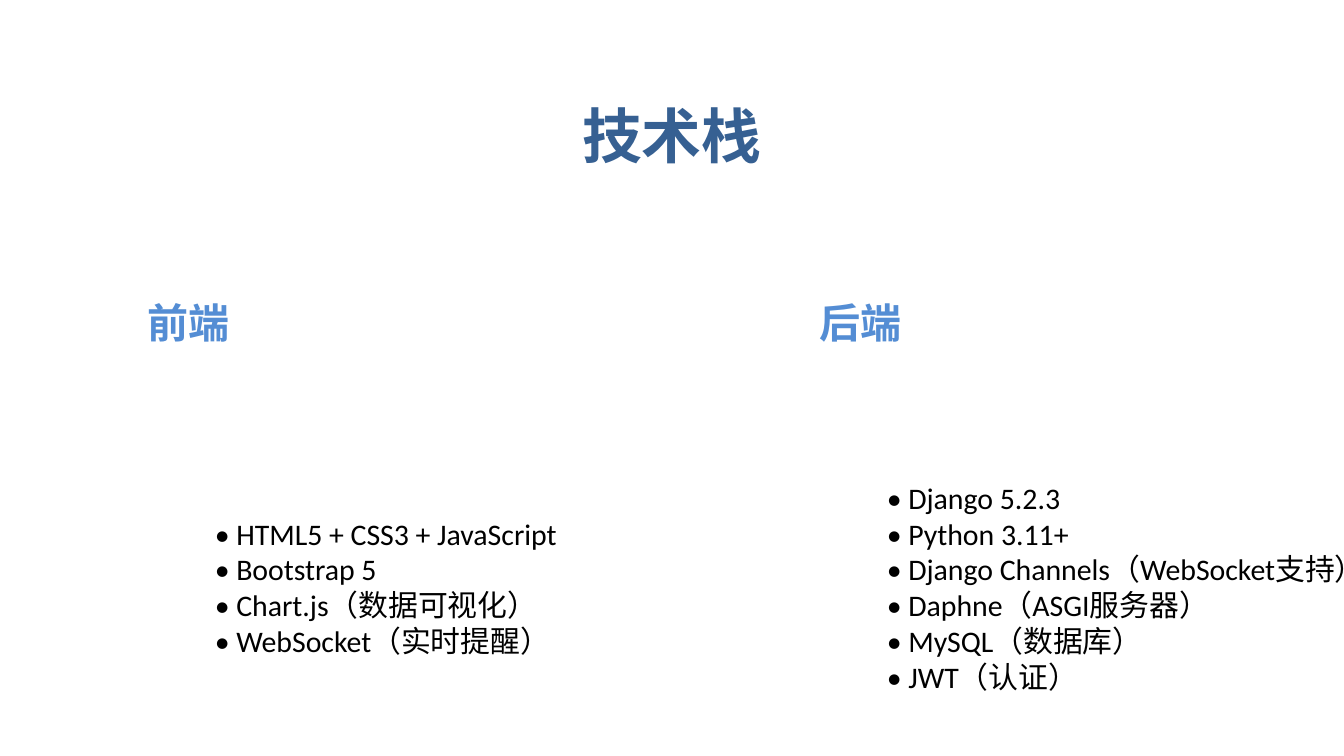
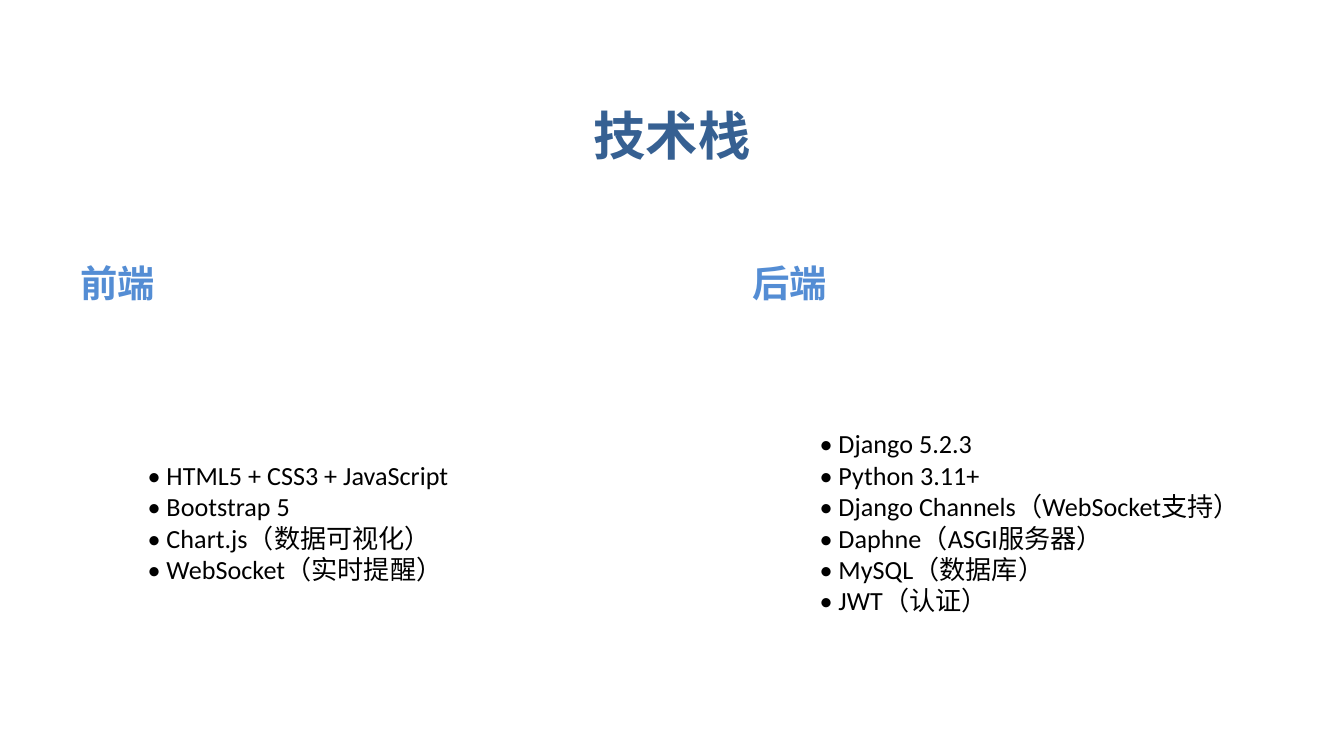
Before and after one commit to nidhaggur/NotMatters, a slide deck: slide 3 of NotMatters_Presentation.pptx. Drawn at 1344x756 pixels with LibreOffice and Linux fonts; fonts in the diff are those of the drawing. Boxes give left, top, right and bottom in pixels: in the first picture for what was removed or moved away, otherwise in the second. Text is boxed around its words. In the diff, an @@ line names an element or a change of style, - is before the commit and + after.

```diff
--- a/NotMatters_Presentation.pptx
+++ b/NotMatters_Presentation.pptx
@@ text "技术栈": place and size @@
-text "技术栈" at <box>582,107,761,164</box>
+text "技术栈" at <box>594,110,751,160</box>
@@ text "技术栈" at <box>594,110,751,160</box>: size 32 to 28 pt @@
@@ text "前端": place and size @@
-text "前端" at <box>148,303,230,342</box>
+text "前端" at <box>80,265,155,301</box>
@@ text "前端" at <box>80,265,155,301</box>: size 22 to 20 pt @@
@@ text "后端" at <box>752,265,827,301</box>: size 22 to 20 pt @@
@@ text "后端": place and size @@
-text "后端" at <box>820,303,902,342</box>
+text "后端" at <box>752,265,827,301</box>
@@ text "• HTML5 + CSS3 + ...": place and size @@
-text "• HTML5 + CSS3 + ..." at <box>236,524,556,655</box>
+text "• HTML5 + CSS3 + ..." at <box>166,467,448,582</box>
@@ text "• HTML5 + CSS3 + ..." at <box>166,467,448,582</box>: size 16 to 14 pt @@
@@ text "• Django 5.2.3 • Python ...": place and size @@
-text "• Django 5.2.3 • Python ..." at <box>908,488,1344,691</box>
+text "• Django 5.2.3 • Python ..." at <box>838,435,1240,613</box>
@@ text "• Django 5.2.3 • Python ..." at <box>838,435,1240,613</box>: size 16 to 14 pt @@
```
Also in this commit, not shown: 17 other slides changed, 1 slide removed, 1 other file.
